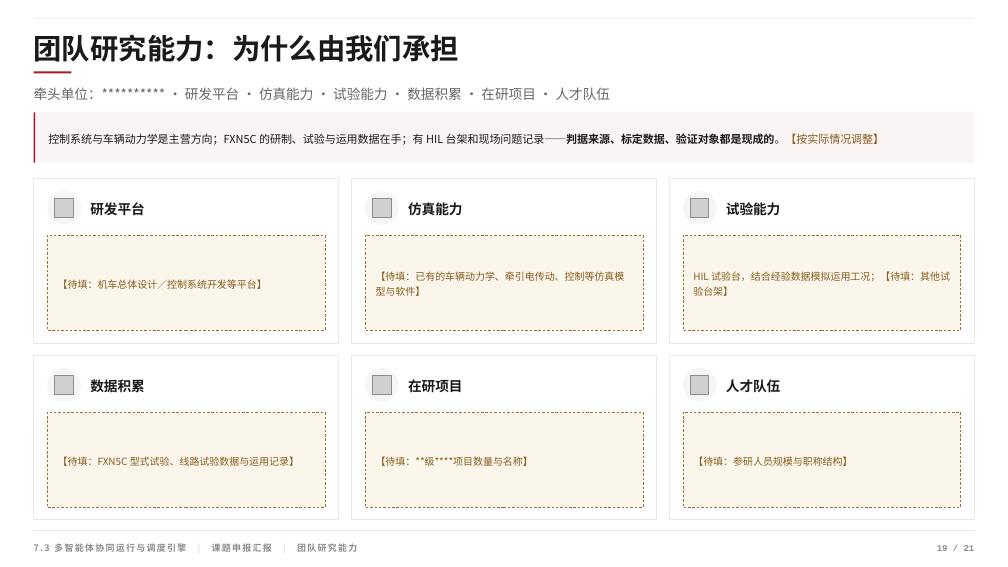
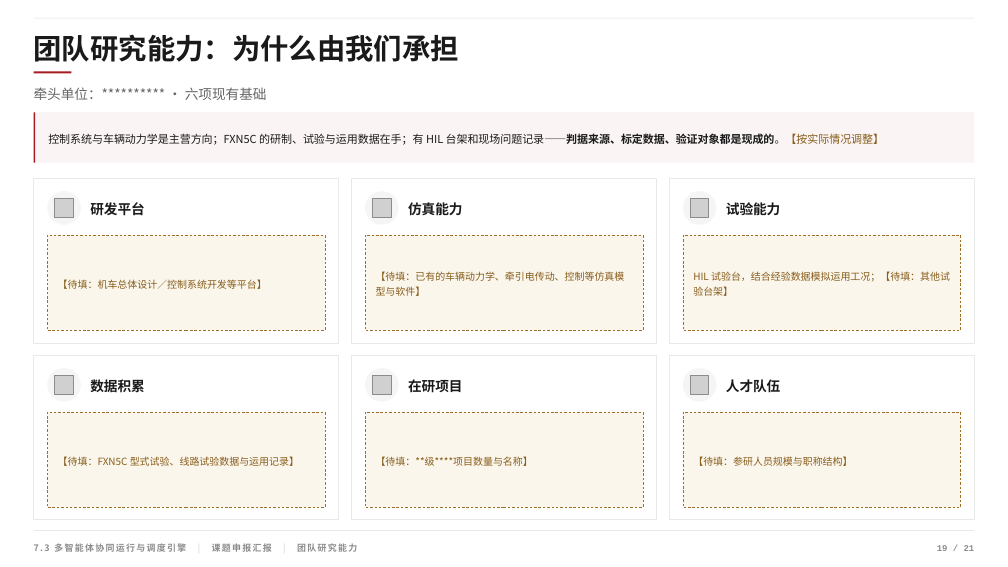
Before and after one commit to huosi012/PPT, a slide deck: slide 19 of 项目汇报PPT.pptx. Drawn at 1008x567 pixels with LibreOffice and Linux fonts; fonts in the diff are those of the drawing; grey boxes stand for pictures. Boxes give left, top, right and bottom in pixels: in the first picture for what was removed or moved away, otherwise in the second. Text is boxed around its words. In the diff, an @@ line names an element or a change of style, - is before the commit and + after.

```diff
--- a/项目汇报PPT.pptx
+++ b/项目汇报PPT.pptx
@@ text at <box>34,87,267,100</box>: text changed @@
-牵头单位：********** · 研发平台 · 仿真能力 · 试验能力 · 数据积累 · 在研项目 · 人才队伍
+牵头单位：********** · 六项现有基础
```
Also in this commit, not shown: 17 other slides changed, 25 other files.
